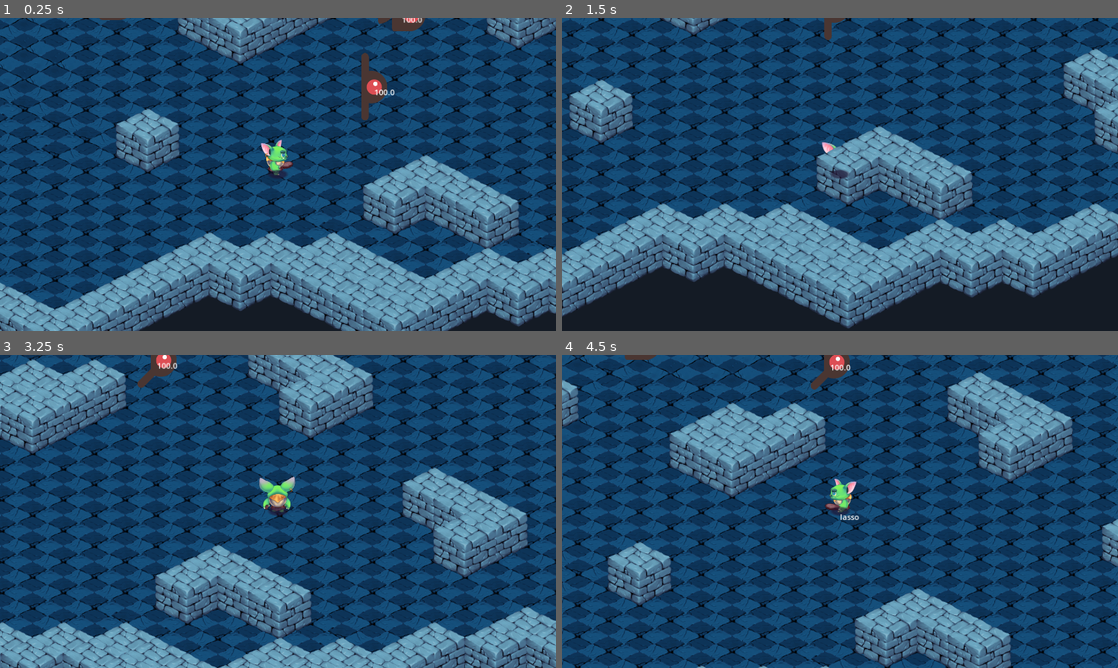
Above: before the commit, frames 1-4 (two rows, left to right).
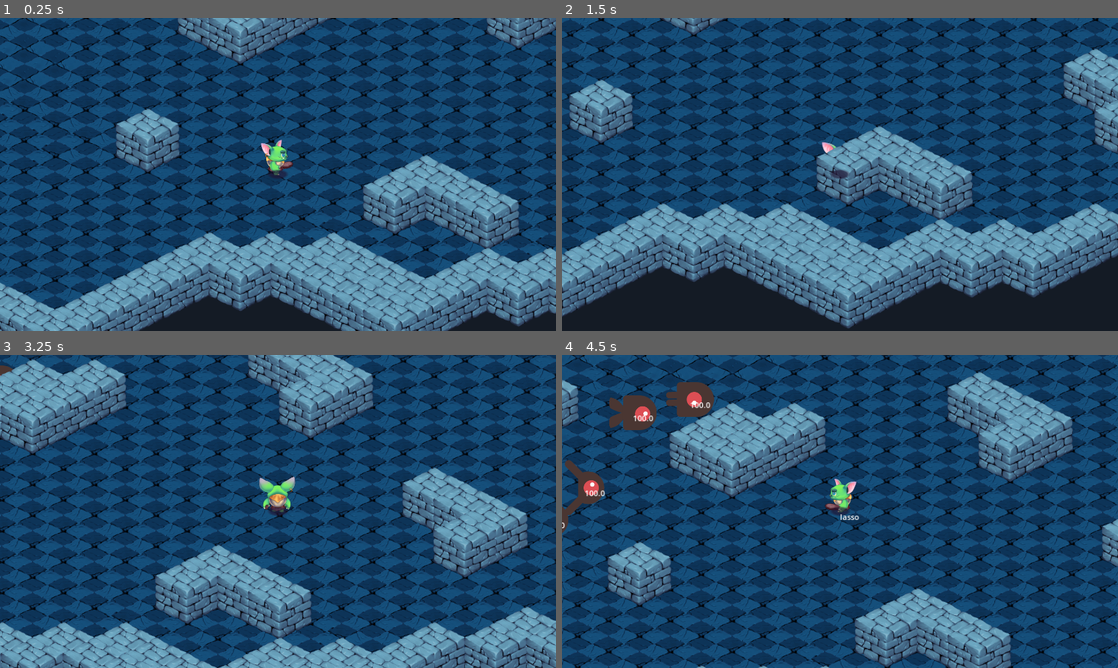
Above: after the commit, the same moments.

Repository: JoshuaNHardison/isometric
Game: Godot game, scene res://levels/level_0.tscn
Same seed, same stepped clock (60 frames per second), same inputs: the game is played once before the commit and once after it. This scene is started directly instead of the project's main scene.
Inputs (mouse positions are in pixels of both pictures, inside the frame that each line leads up to):
- Up to frame 1 (0.25 s): no input
- Up to frame 2 (1.5 s): tap Enter at 0.5 s; move the mouse to (962, 158) at 0.52 s; hold Right (move_right) 0.53-1.28 s; click (962, 158) at 0.6 s; move the mouse to (728, 190) at 1.27 s; hold Down (move_down) from 1.28 s (still down); tap Space (lasso) at 1.35 s
- Up to frame 3 (3.25 s): move the mouse to (333, 442) at 2.02 s; release Down (move_down) at 2.03 s; hold Right (move_right) 2.03-2.78 s; tap Mouse wheel up (zoom_in) at 2.1 s; move the mouse to (250, 574) at 2.77 s; hold Up (move_up) from 2.78 s (still down); tap Mouse wheel down (zoom_out) at 2.85 s; click (250, 574) at 2.92 s
- Up to frame 4 (4.5 s): move the mouse to (1006, 558) at 3.52 s; release Up (move_up) at 3.53 s; hold Left (move_left) from 3.53 s (still down); tap C at 3.6 s; move the mouse to (673, 464) at 4.27 s; click (673, 464) at 4.35 s

The runs differ from the first frame. In frame 1, 0.9% of the frame differs, in the area x 17-77%, y 0-33%; in frame 2, 0.1%; in frame 3, 0.4%; in frame 4, 2.6%, in the area x 0-52%, y 0-57%.

Commit message:
simplified the herd function in order to determine best strength variables for boids. introduced new memory leak

Diff:
--- a/levels/level_0.tscn
+++ b/levels/level_0.tscn
@@ -101,7 +101,7 @@
 
 [node name="Cow13" parent="Walls" groups=["boids"] instance=ExtResource("7_nnm0e")]
 y_sort_enabled = true
-position = Vector2(1284, 782)
+position = Vector2(288, 807)
 motion_mode = 1
 
 [node name="Cow14" parent="Walls" groups=["boids"] instance=ExtResource("7_nnm0e")]
@@ -111,12 +111,12 @@
 
 [node name="Cow15" parent="Walls" groups=["boids"] instance=ExtResource("7_nnm0e")]
 y_sort_enabled = true
-position = Vector2(1226, 932)
+position = Vector2(226, 720)
 motion_mode = 1
 
 [node name="Cow16" parent="Walls" groups=["boids"] instance=ExtResource("7_nnm0e")]
 y_sort_enabled = true
-position = Vector2(701, 762)
+position = Vector2(145, 801)
 motion_mode = 1
 
 [node name="Goblin" parent="Walls" instance=ExtResource("3_goh56")]
--- a/scripts/Cow.gd
+++ b/scripts/Cow.gd
@@ -13,12 +13,12 @@
 @export var push_strength = 2
 @export var player_push_strength = 2
 @export var dog_push_strength = 1
-@export var separation_radius = 80
-@export var separation_strength = 10
-@export var alignment_radius = 1000
-@export var alignment_strength = 30
-@export var cohesion_radius = 200
-@export var cohesion_strength = 2
+@export var separation_radius = 20
+@export var separation_strength = 1
+@export var alignment_radius = 100
+@export var alignment_strength = 1
+@export var cohesion_radius = 100
+@export var cohesion_strength = 1
 @export var goal_seeking_strength = 2
 @export var risk_aversion_strength = 2
 @export var max_speed = 100.0
@@ -35,6 +35,7 @@
 
 
 var all_cows = []
+var closest_cows = []
 var timer = 0.0
 var avoidance_direction = Vector2.ZERO
 var player_position
@@ -66,19 +67,22 @@
 	motion_mode = CharacterBody2D.MOTION_MODE_FLOATING
 
 
-func populate_local_boids(current_cow: Node2D, num_neighbors: int) -> Array:
-	var closest_cows = get_closest_cows(current_cow, num_neighbors)
+func populate_local_boids(current_cow: Node2D, num_neighbors: int, max_distance: int) -> Array:
+	closest_cows.clear()
+	closest_cows = get_closest_cows(current_cow, num_neighbors, max_distance)
 	return closest_cows
 
-func get_closest_cows(reference_node: Node2D, num_cows: int) -> Array:
+func get_closest_cows(reference_node: Node2D, num_cows: int, max_distance: int) -> Array:
 	var distances = []
 	var reference_node_position = reference_node.position
+	closest_cows.clear()
 
 	# Loop through all cows, but ignore the reference node (current cow itself)
 	for cow in all_cows:
 		if cow != reference_node: # Exclude the current cow from the list
 			var distance = reference_node_position.distance_to(cow.position)
-			distances.append({'cow': cow, 'distance': distance})
+			if distance <= max_distance:
+				distances.append({'cow': cow, 'distance': distance})
 
 	# Sort by distance (closest first)
 	distances.sort_custom(func(a, b): return a['distance'] < b['distance'])
@@ -106,23 +110,6 @@
 			all_cows.append(cow)
 
 
-#func get_closest_cows(reference_node: Node2D, num_cows: int) -> Array:
-	#var distances = []
-	#var reference_node_position = reference_node.position
-	#for cow in all_cows:
-		#if cow:
-			#var distance = reference_node_position.distance_to(cow.position)
-			#distances.append({'cow': cow, 'distance': distance})
-	#
-	#distances.sort_custom(func(a, b): return a['distance'] < b['distance'])
-	#var closest_cows = []
-	#
-	#for i in range(min(num_cows, distances.size())):
-		#closest_cows.append(distances[i]['cow'])
-	#
-	#return closest_cows
-
-
 func calculate_distance_to(target: Node2D) -> float:
 	return global_position.distance_to(target.global_position)
 
@@ -139,18 +126,18 @@
 #should i connect the lasso signal to the "teleport" function?
 func _on_lasso():
 	print("the player lasso'd")
-	var closest_cow = get_closest_cows(dog, 1)
+	var closest_cow = get_closest_cows(dog, 1, 200)
 	if closest_cow.size() > 0:
 		print("Closest cow: ", closest_cow[0])
 		var cow_position = closest_cow[0].position
 		var boids_center = center_of_mass()
 		var direction = (boids_center - self.global_position).normalized()
-		self.position += direction * speed
+		closest_cow[0].position += direction * speed
 
 
 func _on_dog_bark():
 	print("The dog barked! React accordingly.")
-	var closest_cows = get_closest_cows(dog, 1)
+	var closest_cows = get_closest_cows(dog, 1, 200)
 	#add a distance check for closest cow
 	if closest_cows.size() > 0:
 		print("Closest cow: ", closest_cows[0])
@@ -158,69 +145,14 @@
 	else:
 		print("No cows found.")
 
-func behavior_flock(delta):
-	var alignment_weight = 1.0
-	var cohesion_weight = 1.0
-	var separation_weight = 1.5
-	var perception_radius = 100.0  # Adjust based on your needs
-
-	var alignment = Vector2.ZERO
-	var cohesion = Vector2.ZERO
-	var separation = Vector2.ZERO
-	var total_neighbors = 0
-
-	for cow in all_boids:  # Iterate through the populated list
-		if cow != self:  # Avoid self
-			var distance = position.distance_to(cow.position)
-			if distance < perception_radius:
-				total_neighbors += 1
-
-				# Alignment
-				alignment += cow.velocity
-
-				# Cohesion
-				cohesion += cow.position
-
-				# Separation
-				var diff = position - cow.position
-				diff /= distance  # Weight by distance
-				separation += diff
-
-	if total_neighbors > 0:
-		# Average the vectors
-		alignment /= total_neighbors
-		alignment = alignment.normalized() * max_speed  # Set to max speed
-		alignment = (alignment - velocity) * alignment_weight  # Steering force
-
-		cohesion /= total_neighbors
-		cohesion = (cohesion - position).normalized() * max_speed  # Set to max speed
-		cohesion = (cohesion - velocity) * cohesion_weight  # Steering force
-
-		separation = (separation / total_neighbors).normalized() * max_speed
-		separation = (separation - velocity) * separation_weight  # Steering force
-
-		# Combine the forces
-		var flocking_velocity = alignment + cohesion + separation
-		return flocking_velocity
-	else:
-		return Vector2.ZERO  # No neighbors, return zero vector
-
 
 func herd_behavior(delta):
 	if player:
-		#var combined_push = behavior_player_dog_push(delta)
 		var player_push = behavior_player_push(delta)
-		#var dog_push = behavior_dog_push(delta)
-		var wander = behavior_wander(delta)
+		var cohesion = behavior_cohesion(delta)
+		var alignment = behavior_alignment(delta)
 		var separation = behavior_separation(delta)
-		var alignment = behavior_alignment(delta)
-		var cohesion = behavior_cohesion(delta)
-		var goal_seeking = behavior_goal_seeking(delta)
-		var risk_aversion = behavior_risk_aversion(delta)
-
-		# Combine all behavior vectors
-		var target_velocity = player_push + separation + alignment + cohesion + goal_seeking + risk_aversion + wander
-		# Ensure we don't slow down unnecessarily by checking against max_speed
+		var target_velocity = player_push + cohesion + alignment + separation
 		if target_velocity.length() > max_speed:
 			target_velocity = target_velocity.normalized() * max_speed
 
@@ -262,7 +194,7 @@
 	#create a group named "goals" where all the goal nodes are added
 	var goal_nodes = get_tree().get_nodes_in_group("goals")
 	if goal_nodes.is_empty():
-		return Vector2.ZERO  # No goals to seek
+		return velocity # No goals to seek
 	var closest_goal = null
 	var min_distance = 300
 	for goal in goal_nodes:
@@ -279,7 +211,7 @@
 
 
 func behavior_alignment(delta):
-	var neighbors = populate_local_boids(self, 5) # Get 5 closest boids (neighbors)
+	var neighbors = populate_local_boids(self, 5, alignment_radius) # Get 5 closest boids (neighbors)
 	var direction = Vector2.ZERO
 	var headings = []
 
@@ -305,37 +237,27 @@
 
 	return direction
 
-
-
 func behavior_separation(delta):
-	populate_all_boids()
 	var direction = Vector2.ZERO
-	var boids_in_range = []
-	for boid in all_boids:
-		if boid != self and (boid.global_position - global_position).length() <= follow_distance:
-			boids_in_range.append(boid)
-	for boid in boids_in_range:
+	var neighbors = populate_local_boids(self, 5, separation_radius)
+	for boid in neighbors:
 		var distance = (boid.global_position - global_position).length()
 		if distance <= separation_radius:
 			var ratio = clamp((boid.global_position - global_position).length() / separation_radius, 0.0, 1.0)
 			direction -= (boid.global_position - global_position).normalized() * (1 / ratio)
 	#velocity = direction.normalized() * speed
 	#return velocity
-	return direction.normalized() * speed * separation_strength
-
+	var separation = direction.normalized() * speed * separation_strength
+	return separation
 
 func behavior_cohesion(delta):
-	populate_all_boids()
+	var neighbors = populate_local_boids(self, 5, cohesion_radius)
 	var direction = Vector2.ZERO
 	var boids_in_range = []
 	var center_of_mass = Vector2.ZERO
 
-	# Find all boids within the follow distance
-	for boid in all_boids:
-		if boid != self and (boid.global_position - global_position).length() <= follow_distance:
-			boids_in_range.append(boid)
 	# Calculate the center of mass of nearby boids
-	if boids_in_range.size() > 0:
+	if neighbors.size() > 0:
 		for boid in boids_in_range:
 			center_of_mass += boid.global_position
 
@@ -343,11 +265,11 @@
 
 		# Steer towards the center of mass
 		direction = (center_of_mass - global_position).normalized()
-	return direction * speed * cohesion_strength
+	var cohesion = direction * speed * cohesion_strength
+	return cohesion #return
 
 
 func center_of_mass():
-	populate_all_boids()
 	var boids_in_range = []
 	var center_of_mass = Vector2()
 	for boid in all_boids:
@@ -359,7 +281,7 @@
 
 		center_of_mass /= boids_in_range.size()
 		return center_of_mass
-	return player.position + 10
+	return player.position
 
 
 func behavior_dog_push(delta):
@@ -429,22 +351,6 @@
 		return velocity
 	else:
 		return velocity
-
-#func behavior_push_pull(delta):
-	#var target_info = {}
-	#var target_position = Vector2.ZERO
-	#var distance_to_target = 0.0
-	## Check for both dog and player
-	#if dog:
-		#target_info = get_target_position_and_distance(dog)
-	#elif player:
-		#target_info = get_target_position_and_distance(player)
-	#else:
-		#return Vector2.ZERO
-	#target_position = target_info["position"]
-	#distance_to_target = target_info["distance"]
-	## Determine the velocity based on the distance
-	#return calculate_velocity(target_position, distance_to_target)
 
 
 func behavior_wander(delta):
@@ -467,194 +373,3 @@
 
 func _on_visible_on_screen_notifier_2d_screen_exited():
 	queue_free()
-
- #Define the function to handle wandering behavior
-#func behavior_wander(delta):
-	## Define the range for random movement
-	#player_position = player.position
-	#target_position = (player_position - position).normalized()
-	#var distance_to_player = calculate_distance_to(player)
-	#
-	#if distance_to_player <= follow_distance:
-		#var wander_radius = 100  # Adjust this value as needed
-		#var origin = self.position
-		## Generate a random offset within the defined range
-		#var random_offset = Vector2(
-			#randf_range(-wander_radius, wander_radius),
-			#randf_range(-wander_radius, wander_radius)
-		#)
-		## Calculate the random destination based on the current position and the random offset
-		#var random_destination = origin + random_offset
-		## Move the cow towards the random destination
-		#var direction = (random_destination - self.position).normalized()
-		#var speed = 100  # Adjust this value to control the movement speed
-		#var velocity = direction * speed
-#
-		## Apply the movement to the cow
-		#self.position += velocity * delta
-		#
-	#else:
-		#return
-		#
-#
-	## Optionally, you can add logic to stop or change direction if the cow reaches the destination
-#
-#
-#
-##func behavior_wander(delta):
-	##var origin = self.position
-	##var random_destination =
-#
-#
-#
-##
-##func follow_player(delta: float):
-	##if player:
-		##var direction_to_player = position - player.global_position
-		##var distance_to_player = direction_to_player.length()
-		##if distance_to_player > stop_distance:
-			##direction_to_player = direction_to_player.normalized()
-			##velocity = direction_to_player * speed
-			##move_and_slide()
-		##else:
-			##velocity = Vector2.ZERO
-			##move_and_slide()
-##
-##
-##func herding_mode(delta: float):
-	##print("herding mode")
-##
-##
-##func move_along_path(delta: float):
-	### Check if we need to use random patrol points
-	##if lost_cow:
-		##if patrol_path.size() == 0 or current_patrol_target >= patrol_path.size():
-		### Generate 4 random points around the cow
-			##patrol_path = []
-			##for i in range(4):
-				##var random_point = position + Vector2(
-				##randf_range(-random_patrol_range, random_patrol_range),
-				##randf_range(-random_patrol_range, random_patrol_range)
-				##)
-				##var marker = Marker2D.new()
-				##marker.position = random_point
-				##patrol_path.append(marker)
-				###patrol_path.append(Marker2D.new().set_position(random_point))
-				##current_patrol_target = 0
-##
-	##if patrol_path.size() > 0:
-		##var target_position = patrol_path[current_patrol_target].global_position
-		##var direction = (target_position - position).normalized()
-		##var distance_to_target = position.distance_to(target_position)
-##
-		##if distance_to_target > speed * delta:
-			##velocity = direction * speed
-			##move_and_slide()
-		##else:
-			##position = target_position
-			##wait_timer += delta
-		##if wait_timer >= patrol_wait_time:
-			##wait_timer = 0.0
-			##current_patrol_target = (current_patrol_target + 1) % patrol_path.size()
-##
-##
-##
-###func move_along_path(delta: float):
-	###var target_position = patrol_path[current_patrol_target].global_position
-	###var direction = (target_position - position).normalized()
-	###var distance_to_target = position.distance_to(target_position)
-	###
-	###if distance_to_target > speed * delta:
-		###velocity = direction * speed
-		###move_and_slide()
-	###else:
-		###position = target_position
-		###wait_timer += delta
-		###if wait_timer >= patrol_wait_time:
-			###wait_timer = 0.0
-			###current_patrol_target = (current_patrol_target + 1) % patrol_path.size()
-##
-##
-##func avoid_touching_player(delta: float):
-	##if player:
-		##var direction_to_player = (player.global_position - position).normalized()
-		##avoidance_direction = -direction_to_player.normalized()
-		##velocity = avoidance_direction * speed
-		##move_and_slide()
-##
-##
-##func herd_behavior(delta: float):
-	##print("herding behavior")
-	##if player:
-		##print(player)
-		##var distance_to_player = position.distance_to(player.global_position)
-		##if distance_to_player < avoid_distance:
-			##avoid_touching_player(delta)
-		##elif distance_to_player < follow_distance:
-			##follow_player(delta)
-		##else:
-			##move_along_path(delta)
-#func _on_area_2d_area_entered(area:Area2D):
-	#if area.name == "goblin":
-		#player = area
-		#avoiding_player = true
-#
-#
-#func _on_area_2d_area_exited(area:Area2D):
-	#if area.name == "goblin":
-		#player = area
-		#avoiding_player = false
-#func _rotation():
-	## Calculate the direction vector from the cow to the player
-	#var cow_position = global_position
-	#var direction_to_player = (player_position - cow_position).normalized()
-	## Compute the angle between the cow's right direction (Vector2.RIGHT) and the direction to the player
-	#var angle_to_player = direction_to_player.angle_to(Vector2.RIGHT)
-	#var direction = (player_position - position).normalized()
-	#rotation = angle_to_player
-#func herd_behavior(delta):
-	#if player:
-		#var distance_to_player = calculate_distance_to(player)
-		#if distance_to_player <= avoid_distance:
-			#behavior_drive(delta)  # Move away from the player
-			#print("avoid", avoid_distance)
-		#elif distance_to_player <= follow_distance:
-			#behavior_follow(delta)  # Follow the player
-			#print("follow", follow_distance)
-		##add a bunch of dif vectors to calc vel
-		##like player pos
-		##set velocity to the behavior_follow/behavior_drive (the single command)
-		##get vectors (in a similar way to the previous command) for separation, alignment and cohesion
-		##maybe add all the given vectors together
-		#velocity = direction * speed
-		#move_and_slide()
-		#look_at(player_position)
-		##elif distance_to_player >= follow_distance:
-			##behavior_wander(delta)
-#turn follow and drive into one function that returns a vector pointing away from or towards the player based on the written logic
-#func behavior_follow(delta):
-	##follow player logic
-	#player_position = player.position
-	#target_position = (player_position - position).normalized()
-	#var distance_to_player = calculate_distance_to(player)
-	#
-	#if distance_to_player >= follow_distance or position.distance_to(player_position) <= avoid_distance:
-		#return
-	#else:
-		#var direction = (player_position - position).normalized()
-		#velocity = direction * speed
-		#move_and_slide()
-		#look_at(player_position)
-#func behavior_drive(delta):
-	#player_position = player.position
-	#target_position = (player_position - position).normalized()
-	#var distance_to_player = calculate_distance_to(player)
-	#
-	#if distance_to_player >= avoid_distance:
-		#return
-	#else:
-		#var direction = (player_position - position).normalized()
-		#velocity = -direction * speed
-		##velocity = (-target_position).normalized() * speed
-		#move_and_slide()
-		#look_at(-player_position)
